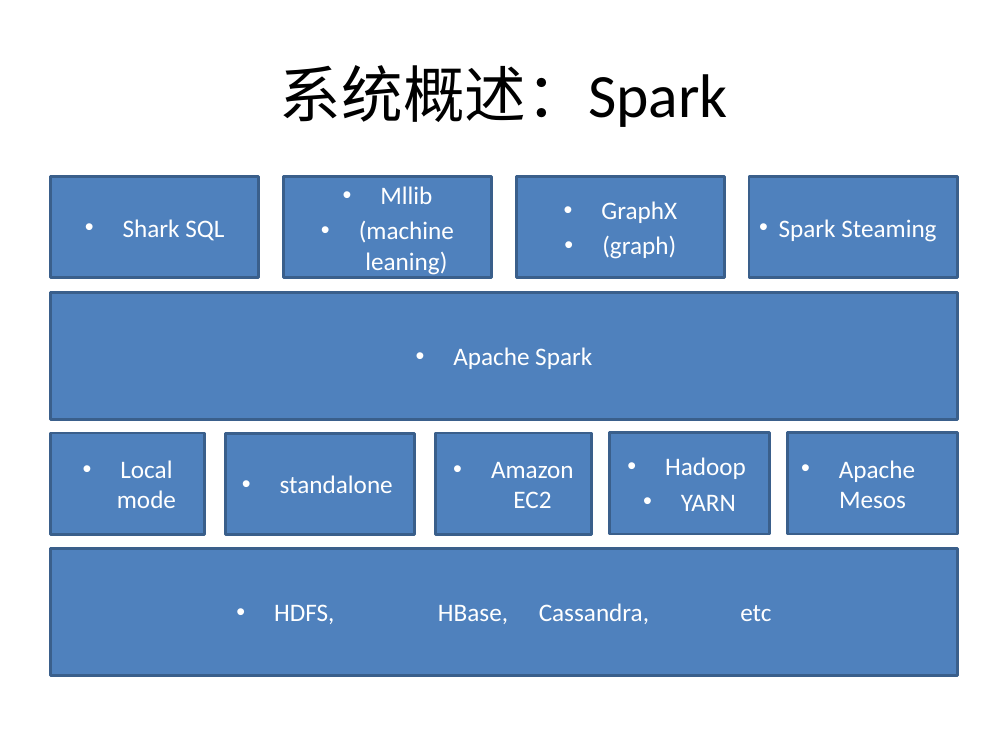
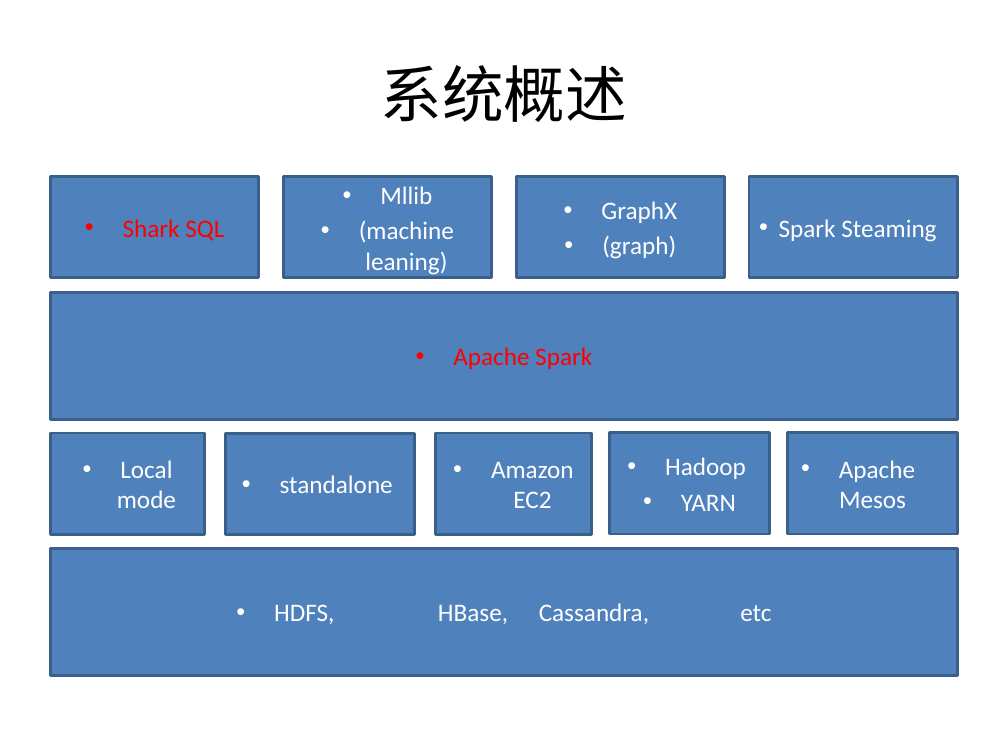
Before and after one commit to wuxingdexian/seminar, a slide deck: slide 4 of test.pptx (slide 5 before the commit). Drawn at 1008x756 pixels with LibreOffice and Linux fonts; fonts in the diff are those of the drawing. Boxes give left, top, right and bottom in pixels: in the first picture for what was removed or moved away, otherwise in the second. Text is boxed around its words. In the diff, an @@ line names an element or a change of style, - is before the commit and + after.

```diff
--- a/test.pptx
+++ b/test.pptx
@@ title at box(381, 65, 627, 122): text changed @@
-系统概述：Spark
+系统概述
@@ rectangle "Shark SQL" at box(50, 176, 259, 277): text colour #FFFFFF to #FF0000 @@
@@ rectangle "Apache Spark" at box(50, 292, 958, 419): text colour #FFFFFF to #FF0000 @@
```
Also in this commit, not shown: 2 other slides changed, 10 slides added, 1 slide removed.
